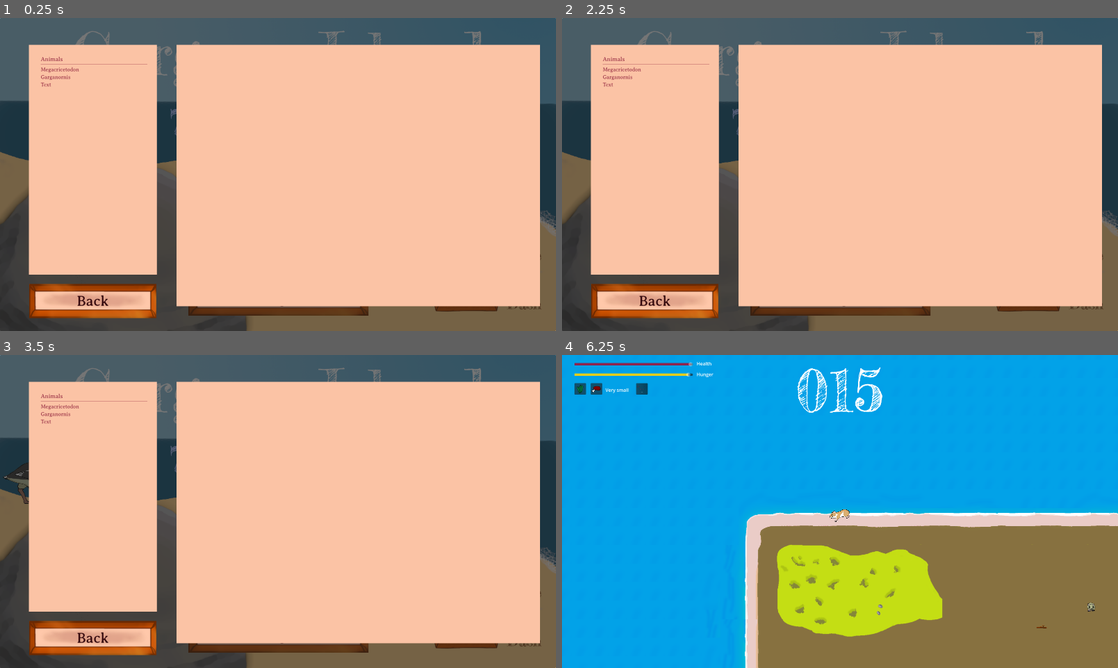
Above: before the commit, frames 1-4 (two rows, left to right).
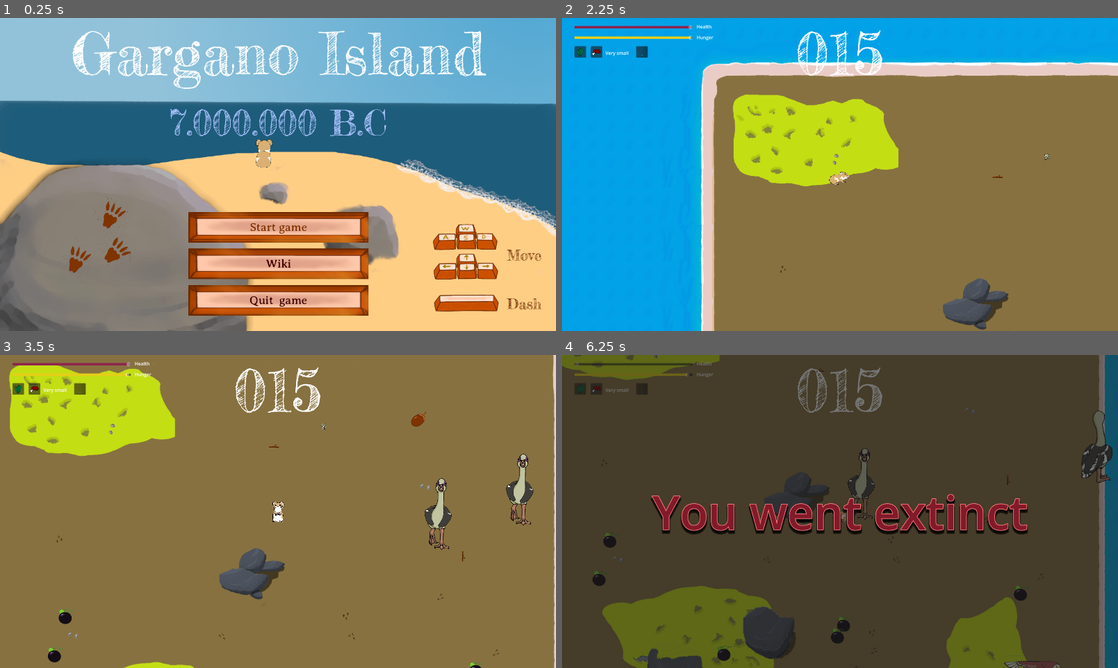
Above: after the commit, the same moments.

Repository: nialsiG/GMTK2024
Game: Godot game, scene res://scenes/start_menu.tscn
The game is run twice, just before and just after one commit, with the same random seed, the same clock (stepped at 60 frames per second) and the same inputs. The engine's default icon, where the game draws it, is replaced by a stand-in: a white triangle on a blue panel in a dark square.
Inputs (mouse positions are in pixels of both pictures, inside the frame that each line leads up to):
- Up to frame 1 (0.25 s): no input
- Up to frame 2 (2.25 s): click "Start game" at 0.5 s; click (840, 227) at 1.25 s, where only the run before the commit has a clickable "Start game"; hold D (move_right) from 2.03 s (still down); tap Space (attack) at 2.1 s
- Up to frame 3 (3.5 s): release D (move_right) at 2.78 s; hold S (move_down) from 2.78 s (still down); tap Space (attack) at 2.85 s
- Up to frame 4 (6.25 s): release S (move_down) at 3.53 s; hold D (move_right) 3.53-4.28 s; tap Space (attack) every 0.75 s from 3.6 to 5.85 s; hold W (move_up) 4.28-5.03 s; hold A (move_left) from 5.03 s (still down)

The runs differ from the first frame. In frame 1, 97% of the frame differs, in the area x 0-100%, y 0-100%; in frame 2, 96%; in frame 3, 95%; in frame 4, 100%.

Commit message:
Feature: it is now impossible to pass directly from omnivore to carnivore Chores: Splitted enemy _process code into specialized methods for readability Chores: Assigned a fixed numeric value to all enum Fix: hid wiki by default

Diff:
--- a/Gmtk 2024/scenes/Animals/enemy.gd
+++ b/Gmtk 2024/scenes/Animals/enemy.gd
@@ -45,27 +45,10 @@
 		return
 
 	var numberOfCollisions = get_slide_collision_count()
-	var hitAnimals = GetCollidingAnimals(numberOfCollisions)
-	if (hitAnimals.size() > 0):
-		for i in hitAnimals.size():
-			var animal = hitAnimals[i]
-			var sizeValue = GetSizeValue()
-			var animalSizeValue = animal.GetSizeValue()
-			if (sizeValue < animalSizeValue && animal._diet != enums.Diet.vegetarian):
-				hit(clamp(1, int((animalSizeValue - sizeValue) /2.0), sizeValue))
-			elif(sizeValue > animalSizeValue && _diet != enums.Diet.vegetarian):
-				animal.hit(sizeValue - animalSizeValue)
-
-	var array = GetCollidingNonAnimals(numberOfCollisions)
-	var collidedNewItem = array.size() > _lastCollidedItems.size()
-	_lastCollidedItems = array
-
-	var margin = 50.0
-	_isBlockedLeft = position.x - GetRadius() < margin
-	_isBlockedRight = position.x  + GetRadius() > (2000 - -margin) && axis.x > 0
-	_isBlockedTop = position.y - GetRadius() < margin
-	_isBlockedBottom = position.y + GetRadius() > 2000 - margin
-	var isBlocked = _isBlockedLeft || _isBlockedRight || _isBlockedTop || _isBlockedBottom
+	_checkHitByAnimal(numberOfCollisions)
+	var collidedNewItem = _checkHitByNonAnimal(numberOfCollisions)
+
+	var isBlocked = _isBlocked()
 
 	if (target != null && current_state != state.CHASING && current_state != state.FLEEING):
 		if (relationToTarget == enums.Relationship.PREDATOR):
@@ -131,12 +114,38 @@
 	UpdateSprite()
 	move(delta)
 
+func _isBlocked():
+	var margin = 50.0
+	_isBlockedLeft = position.x - GetRadius() < margin
+	_isBlockedRight = position.x  + GetRadius() > (2000 - margin) && axis.x > 0
+	_isBlockedTop = position.y - GetRadius() < margin
+	_isBlockedBottom = position.y + GetRadius() > 2000 - margin
+	return _isBlockedLeft || _isBlockedRight || _isBlockedTop || _isBlockedBottom
+
 func stayIdle():
 	timer = 0
 	UpdateIdleFactor()
 	current_state = state.IDLE
 	axis = Vector2.ZERO
 
+func _checkHitByAnimal(numberOfCollisions : int):
+	var hitAnimals = GetCollidingAnimals(numberOfCollisions)
+	if (hitAnimals.size() > 0):
+		for i in hitAnimals.size():
+			var animal = hitAnimals[i]
+			var sizeValue = GetSizeValue()
+			var animalSizeValue = animal.GetSizeValue()
+			if (sizeValue < animalSizeValue && animal._diet != enums.Diet.vegetarian):
+				hit(clamp(1, int((animalSizeValue - sizeValue) /2.0), sizeValue))
+			elif(sizeValue > animalSizeValue && _diet != enums.Diet.vegetarian):
+				animal.hit(sizeValue - animalSizeValue)
+
+func _checkHitByNonAnimal(numberOfCollisions : int) -> bool:
+	var array = GetCollidingNonAnimals(numberOfCollisions)
+	_lastCollidedItems = array
+	return array.size() > _lastCollidedItems.size()
+
+
 func hit(_amount):
 	if (_isDead):
 		return
@@ -154,24 +163,24 @@
 func start_moving():
 	var my_array = []
 	if (!_isBlockedLeft):
-		my_array.append(Vector2(-1,0))
+		my_array.append(Vector2.LEFT)
 		if (!_isBlockedBottom):
-			my_array.append(Vector2(-1, 1))
+			my_array.append((Vector2.LEFT + Vector2.DOWN).normalized())
 		if (!_isBlockedTop):
-			my_array.append(Vector2(-1, -1))
+			my_array.append((Vector2.LEFT + Vector2.UP).normalized())
 
 	if (!_isBlockedRight):
-		my_array.append(Vector2(1,0))
+		my_array.append(Vector2.RIGHT)
 		if (!_isBlockedBottom):
-			my_array.append(Vector2(1, 1))
+			my_array.append((Vector2.RIGHT + Vector2.DOWN).normalized())
 		if (!_isBlockedTop):
-			my_array.append(Vector2(1, -1))
+			my_array.append((Vector2.RIGHT + Vector2.UP).normalized())
 
 	if (!_isBlockedBottom):
-		my_array.append(Vector2(0, 1))
+		my_array.append(Vector2.DOWN)
 
 	if (!_isBlockedTop):
-		my_array.append(Vector2(0, -1))
+		my_array.append(Vector2.UP)
 
 	axis = my_array.pick_random()
 
--- a/Gmtk 2024/scenes/player.gd
+++ b/Gmtk 2024/scenes/player.gd
@@ -177,11 +177,11 @@
 func GetForbiddenEvols() -> Array[enums.evolution]:
 	var evols : Array[enums.evolution] = []
 	if (_diet == enums.Diet.carnivore):
-		evols.append(enums.evolution.DIET_CARNI)
+		evols.append([enums.evolution.DIET_CARNI, enums.evolution.DIET_HERBI])
 	elif (_diet == enums.Diet.omni):
 		evols.append(enums.evolution.DIET_OMNI)
 	elif (_diet == enums.Diet.vegetarian):
-		evols.append(enums.evolution.DIET_HERBI)
+		evols.append([enums.evolution.DIET_HERBI, enums.evolution.DIET_CARNI])
 	if (current_size == enums.Size.MICRO):
 		evols.append(enums.evolution.NANISM)
 	elif (current_size == enums.Size.COLOSSAL):
@@ -217,9 +217,9 @@
 		enums.evolution.EFFICIENCY:
 			_dashFoodCost *= 0.8
 		enums.evolution.COLOR:
-			var r = randi_range(50, 200)
-			var g = randi_range(50, 200)
-			var b = randi_range(50, 200)
+			var r = randi_range(00, 250)
+			var g = randi_range(0, 250)
+			var b = randi_range(0, 250)
 			modulate = Color8(r, g, b, 255)
 		enums.evolution.LIGHTNESS:
 			_max_speed *= _speedEvolCoeff
--- a/Gmtk 2024/scenes/start_menu.tscn
+++ b/Gmtk 2024/scenes/start_menu.tscn
@@ -242,6 +242,7 @@
 horizontal_alignment = 1
 
 [node name="WikiContainer" type="Panel" parent="CanvasLayer/Buttons"]
+visible = false
 layout_mode = 1
 anchors_preset = 15
 anchor_right = 1.0
--- a/Gmtk 2024/scripts/enums.gd
+++ b/Gmtk 2024/scripts/enums.gd
@@ -1,19 +1,69 @@
 extends Node
 
-enum FoodType {
-	Consumed,
-	Plant,
-	Meat
+enum FoodType
+{
+	Consumed = 0,
+	Plant = 1,
+	Meat = 2
 }
 
-enum evolution { NANISM, GIGANTISM, DIET_OMNI, DIET_CARNI, DIET_HERBI, HEALTH, AGILITY, FANG, EFFICIENCY, COLOR, LIGHTNESS, HEAVYNESS}
+enum evolution
+{
+	NANISM = 1,
+	GIGANTISM = 2,
+	DIET_OMNI = 3,
+	DIET_CARNI = 4,
+	DIET_HERBI = 5,
+	HEALTH = 6,
+	AGILITY = 7,
+	FANG = 8,
+	EFFICIENCY = 9,
+	COLOR = 10,
+	LIGHTNESS = 11,
+	HEAVYNESS = 12
+}
 
-enum Size { MICRO, VERYSMALL, SMALL, MEDIUMSMALL, MEDIUM, MEDIUMLARGE, LARGE, VERYLARGE, MEGA, COLOSSAL }
+enum Size
+{
+	MICRO = 1,
+	VERYSMALL = 2,
+	SMALL = 3,
+	MEDIUMSMALL = 4,
+	MEDIUM = 5,
+	MEDIUMLARGE = 6,
+	LARGE = 7,
+	VERYLARGE = 8,
+	MEGA = 9,
+	COLOSSAL = 10
+}
 
-enum Relationship {NONE, PREY, PREDATOR }
+enum Relationship
+{
+	NONE = 0,
+	PREY = 1,
+	PREDATOR = 2
+}
 
-enum State {Still, Up, Down, Left, Right}
+enum State
+{
+	Still = 1,
+	Up = 2,
+	Down = 3,
+	Left = 4,
+	Right = 5
+}
 
-enum Diet { vegetarian, carnivore, omni}
+enum Diet
+{
+	vegetarian = 1,
+	carnivore = 2,
+	omni = 3
+}
 
-enum Direction { Up, Down, Left, Right }
+enum Direction
+{
+	Up = 1,
+	Down = 2,
+	Left = 3,
+	Right = 4
+}
